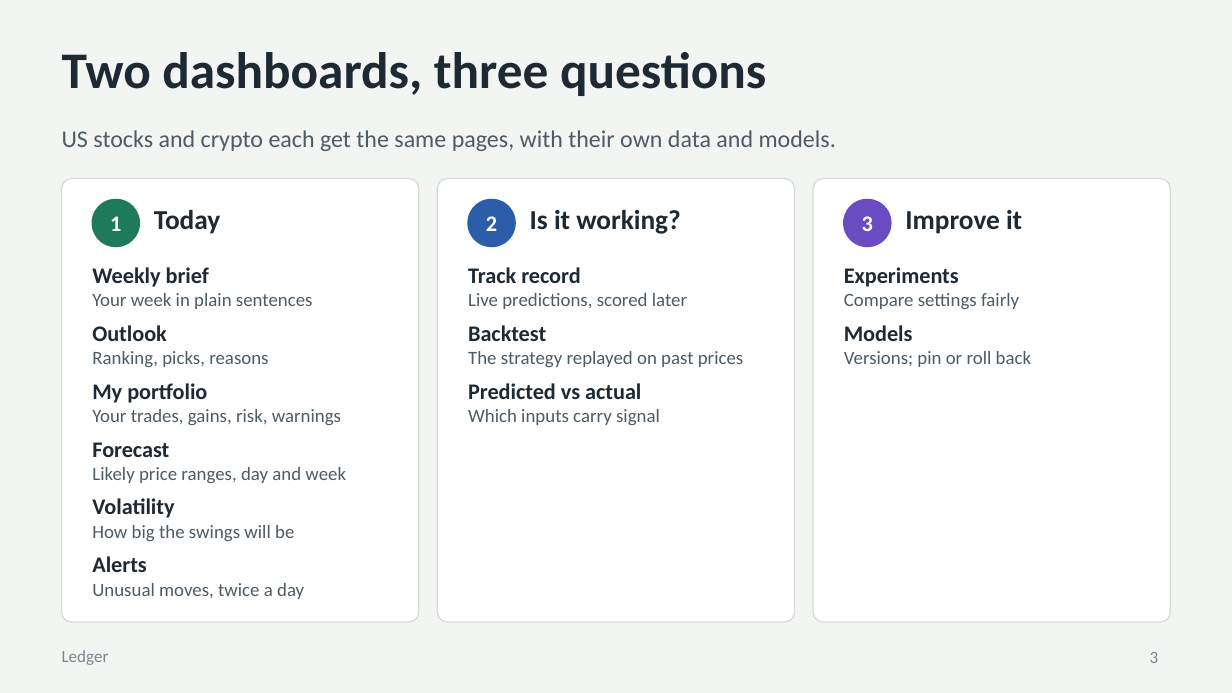
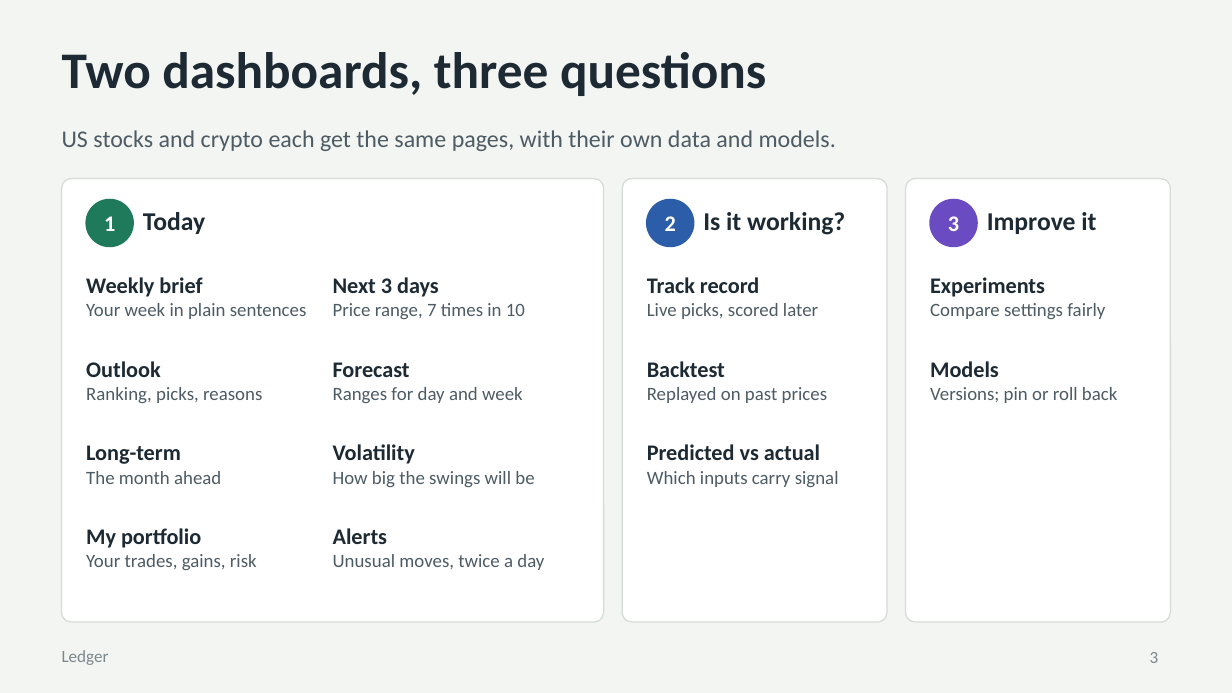
Before and after one commit to elyr/stock-market-predictor, a slide deck: slide 3 of docs/presentation/Ledger.pptx. Drawn at 1232x693 pixels with LibreOffice and Linux fonts; fonts in the diff are those of the drawing. Boxes give left, top, right and bottom in pixels: in the first picture for what was removed or moved away, otherwise in the second. Text is boxed around its words. In the diff, an @@ line names an element or a change of style, - is before the commit and + after.

```diff
--- a/docs/presentation/Ledger.pptx
+++ b/docs/presentation/Ledger.pptx
@@ rounded rectangle resized from (x1=62, y1=179, x2=419, y2=622) to (x1=62, y1=179, x2=604, y2=622) @@
@@ proportions changed in 3 elements at (x1=62, y1=179, x2=604, y2=622), (x1=906, y1=179, x2=1170, y2=622), (x1=622, y1=179, x2=887, y2=622) @@
@@ rounded rectangle resized from (x1=437, y1=179, x2=795, y2=622) to (x1=622, y1=179, x2=887, y2=622) @@
@@ rounded rectangle resized from (x1=813, y1=179, x2=1170, y2=622) to (x1=906, y1=179, x2=1170, y2=622) @@
@@ text "1" moved from (x1=110, y1=216, x2=121, y2=231) to (x1=104, y1=216, x2=115, y2=231) @@
@@ ellipse moved from (x1=92, y1=200, x2=139, y2=246) to (x1=86, y1=200, x2=133, y2=246) @@
@@ text "Today" moved from (x1=154, y1=209, x2=220, y2=234) to (x1=143, y1=212, x2=205, y2=234) @@
@@ text "2" moved from (x1=486, y1=216, x2=497, y2=231) to (x1=665, y1=216, x2=676, y2=231) @@
@@ ellipse moved from (x1=468, y1=200, x2=515, y2=246) to (x1=647, y1=200, x2=694, y2=246) @@
@@ size 16 to 15 pt in 3 elements at (x1=143, y1=212, x2=205, y2=234), (x1=987, y1=212, x2=1096, y2=234), (x1=703, y1=212, x2=845, y2=235) @@
@@ text "Is it working?" moved from (x1=530, y1=209, x2=680, y2=234) to (x1=703, y1=212, x2=845, y2=235) @@
@@ text "3" moved from (x1=862, y1=216, x2=873, y2=231) to (x1=948, y1=216, x2=959, y2=231) @@
@@ ellipse moved from (x1=844, y1=200, x2=891, y2=246) to (x1=930, y1=200, x2=977, y2=246) @@
@@ text "Improve it" moved from (x1=905, y1=210, x2=1022, y2=234) to (x1=987, y1=212, x2=1096, y2=234) @@
@@ text "Weekly brief" moved from (x1=92, y1=267, x2=313, y2=309) to (x1=86, y1=277, x2=307, y2=319) @@
@@ text added at (x1=333, y1=277, x2=525, y2=319), 11 pt, text #4D5B64 @@
+Next 3 days
+Price range, 7 times in 10
@@ text "Track record" moved from (x1=468, y1=267, x2=687, y2=309) to (x1=647, y1=277, x2=818, y2=319) @@
@@ text "Experiments" moved from (x1=844, y1=267, x2=1019, y2=309) to (x1=930, y1=277, x2=1105, y2=319) @@
@@ text at (x1=647, y1=303, x2=818, y2=319): text changed @@
-Live predictions, scored later
+Live picks, scored later
@@ text "Outlook" moved from (x1=92, y1=325, x2=268, y2=367) to (x1=86, y1=361, x2=262, y2=403) @@
@@ text "Forecast" moved from (x1=92, y1=442, x2=346, y2=483) to (x1=333, y1=362, x2=523, y2=403) @@
@@ text "Backtest" moved from (x1=468, y1=325, x2=744, y2=367) to (x1=647, y1=361, x2=828, y2=403) @@
@@ text "Models" moved from (x1=844, y1=325, x2=1031, y2=367) to (x1=930, y1=361, x2=1117, y2=403) @@
@@ text at (x1=333, y1=387, x2=523, y2=403): text changed @@
-Likely price ranges, day and week
+Ranges for day and week
@@ text at (x1=647, y1=387, x2=828, y2=403): text changed @@
-The strategy replayed on past prices
+Replayed on past prices
@@ text added at (x1=86, y1=445, x2=221, y2=484), 11 pt, text #4D5B64 @@
+Long-term
+The month ahead
@@ text "Volatility" moved from (x1=92, y1=498, x2=294, y2=541) to (x1=333, y1=444, x2=534, y2=487) @@
@@ text "Predicted vs actual" moved from (x1=468, y1=383, x2=660, y2=425) to (x1=647, y1=444, x2=839, y2=487) @@
@@ text "My portfolio" moved from (x1=92, y1=383, x2=341, y2=425) to (x1=86, y1=528, x2=257, y2=570) @@
@@ text "Alerts" moved from (x1=92, y1=556, x2=304, y2=599) to (x1=333, y1=528, x2=544, y2=570) @@
@@ text at (x1=86, y1=554, x2=257, y2=570): text changed @@
-Your trades, gains, risk, warnings
+Your trades, gains, risk
```
Also in this commit, not shown: 1 other slide changed, 40 other files.
